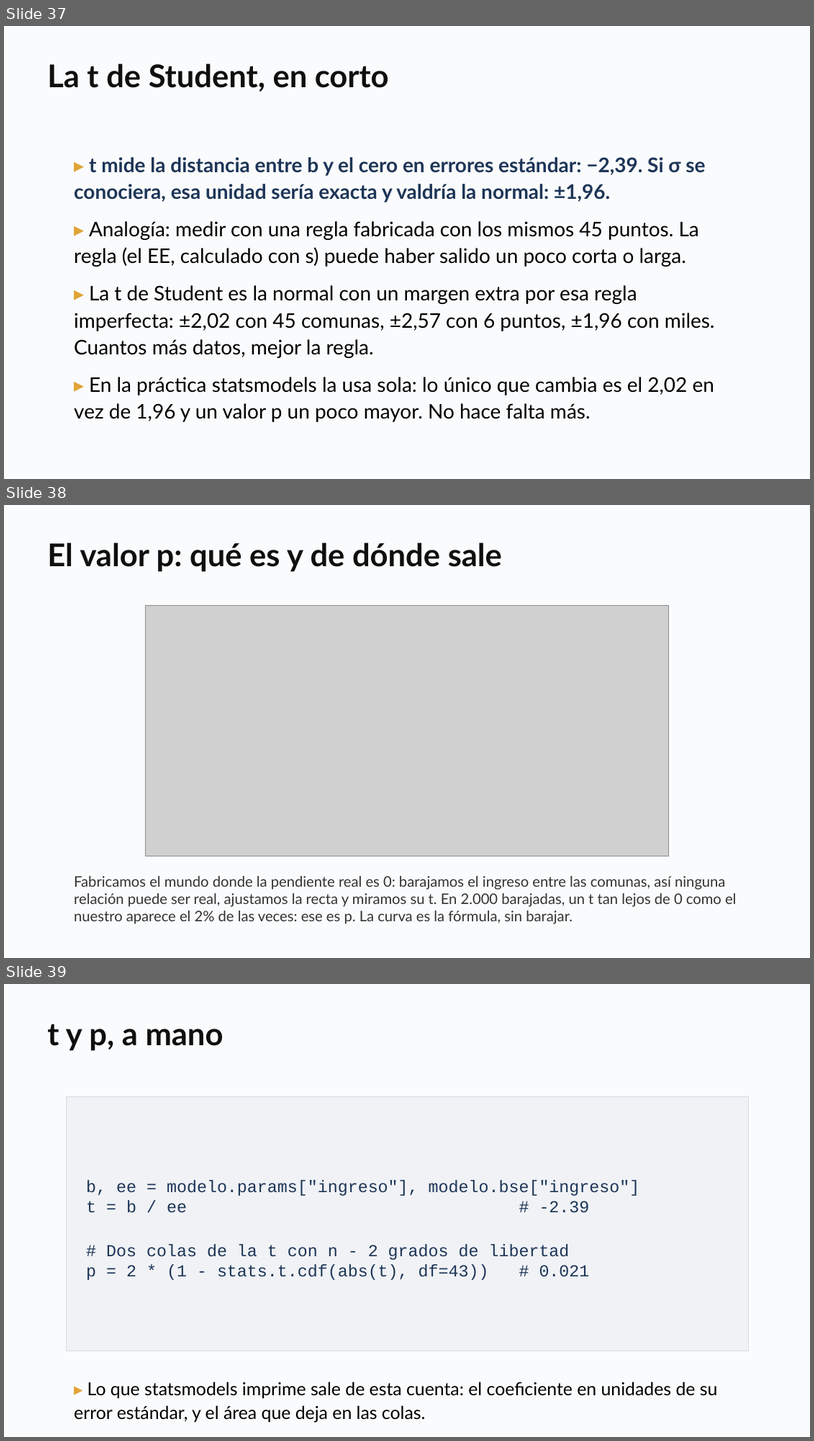
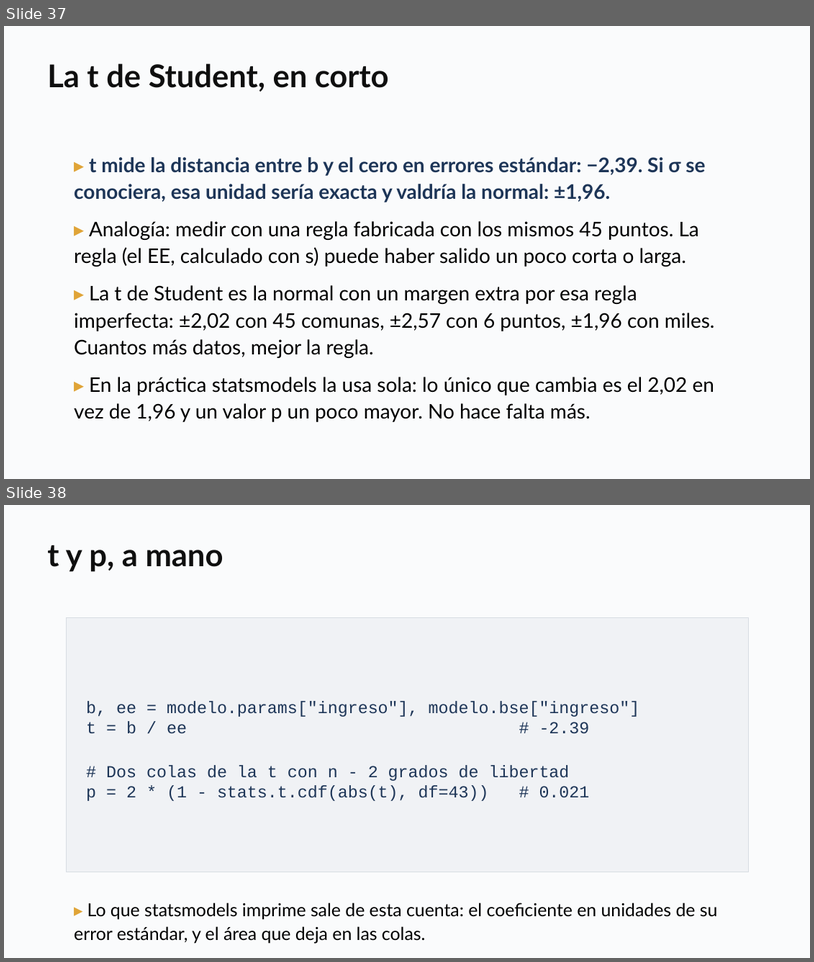
Before and after one commit to daniopitz/diplomado-cdd, a slide deck: presentaciones/clase05_probabilidad_inferencia.pptx. Shown one above the other, each under a label of ours: slides 37, 38 and 39 before the commit, slides 37 and 38 after it. The pictures are 814x1441 and 814x962 pixels, drawn with LibreOffice and Linux fonts; fonts in the diff are those of the drawing; grey boxes stand for pictures. Boxes give left, top, right and bottom in pixels: in the first picture for what was removed or moved away, otherwise in the second. Text is boxed around its words. In the diff, an @@ line names an element or a change of style, - is before the commit and + after.

```diff
--- a/presentaciones/clase05_probabilidad_inferencia.pptx
+++ b/presentaciones/clase05_probabilidad_inferencia.pptx
@@ slide 38 removed at bbox=[4, 505, 810, 958], background #FFFFFF @@
@@ rectangle removed at bbox=[4, 505, 810, 958] @@
@@ text removed at bbox=[47, 542, 502, 572] @@
-El valor p: qué es y de dónde sale
@@ picture removed at bbox=[146, 606, 669, 856] @@
@@ text removed at bbox=[74, 876, 736, 924] @@
-Fabricamos el mundo donde la pendiente real es 0: barajamos el ingreso entre las comunas, así ninguna relación puede ser real, ajustamos la recta y miramos su t. En 2.000 barajadas, un t tan lejos de 0 como el nuestro aparece el 2% de las veces: ese es p. La curva es la fórmula, sin barajar.
@@ what was slide 39 is now slide 38 @@
```
Also in this commit, not shown: 3 other files.
